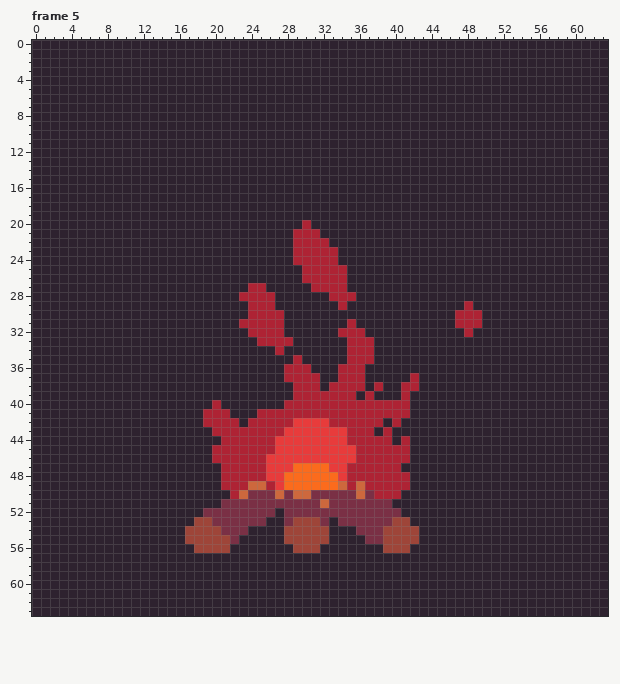
Two states of a pixel-art file, Aseprite files/fire_animation.aseprite. Above: the version before the commit.
64x64 pixels, 8 frames. Colours within 5 levels of each other are drawn and written as one. Shown: frame 5. The commit also changed other frames, which this record leaves out.
The same view after the edit:
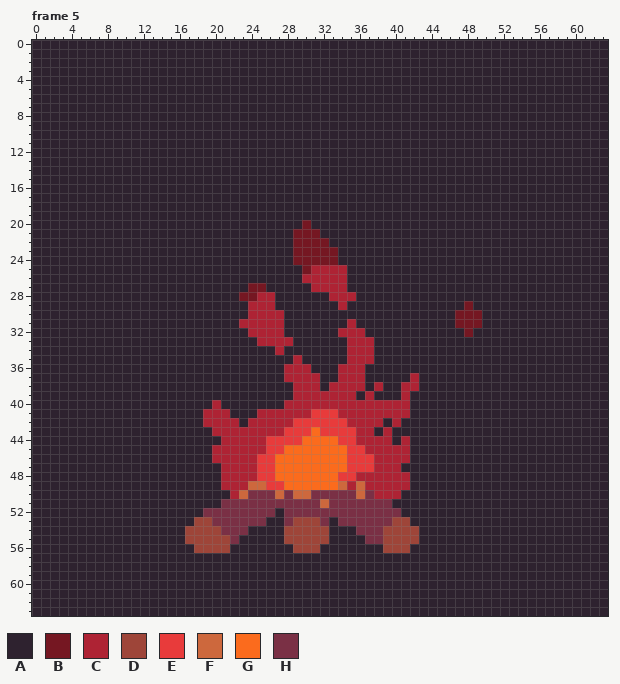
Palette (. is transparent): A #2e222f  B #751722  C #ae2334  D #9e4539  E #e83b3b  F #cd683d  G #fb6b1d  H #7a3045
The exact change:
Frame 5, layer "Layer 2 Copy":
The author changed colour C to colour B in row 20 at x 30; in row 21 at x 29 to 31; in row 22 at x 29 to 32; in rows 23 to 24 at x 29 to 33; in row 25 at x 30; in row 27 at x 24 to 25.
The author changed colour C to colour B in row 28 at x 23 to 24; in row 29 at x 48; in rows 30 to 31 at x 47 to 49; in row 32 at x 48.
The author changed colour C to colour E in row 41 at x 31 to 33; in row 42 at x 33 to 34; in row 43 at x 35; in row 44 at x 26 and 35; in row 45 at x 26 and 36; in row 46 at x 25 and 36 to 37.
The author changed colour C to colour E in row 47 at x 25 and 35 to 37; in row 48 at x 25 and 35; in row 49 at x 26.
The author changed colour E to colour G in row 43 at x 31; in row 44 at x 30 to 33; in row 45 at x 28 to 34; in row 46 at x 27 to 34; in row 47 at x 27 to 28 and 33 to 34; in row 48 at x 27.
